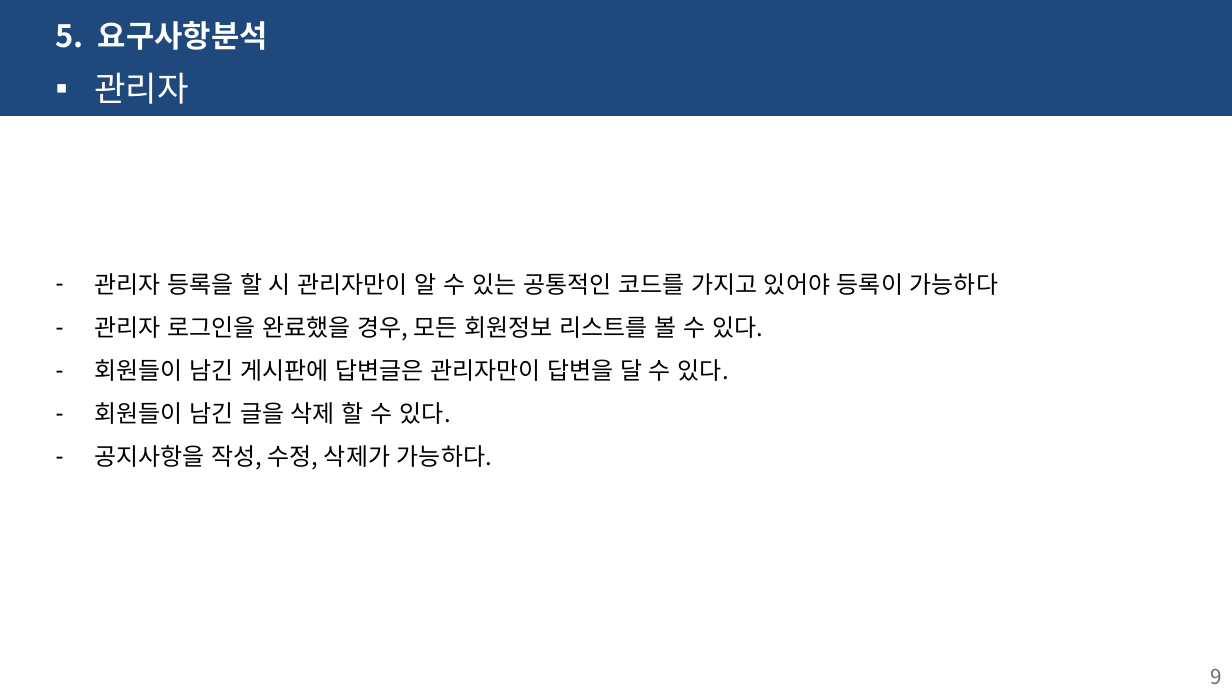
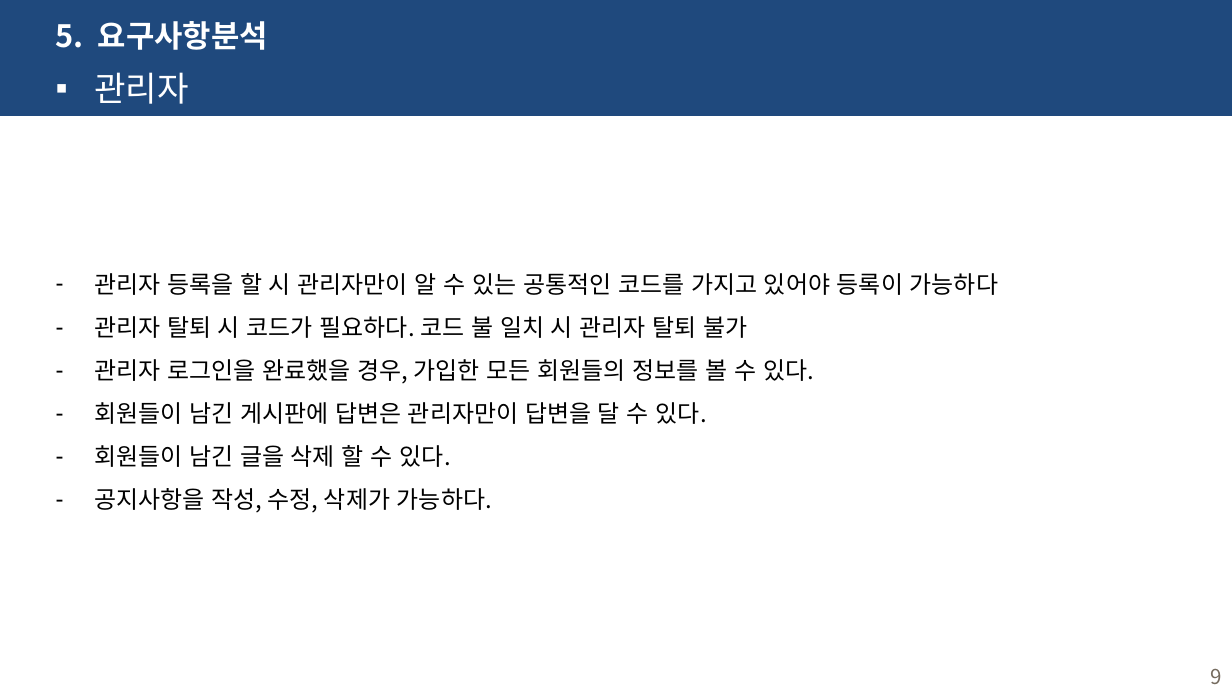
Before and after one commit to haryoung1/1st-dentalproject, a slide deck: slide 9 of 0317_치카치카치과.pptx. Drawn at 1232x693 pixels with LibreOffice and Linux fonts; fonts in the diff are those of the drawing. Boxes give left, top, right and bottom in pixels: in the first picture for what was removed or moved away, otherwise in the second. Text is boxed around its words. In the diff, an @@ line names an element or a change of style, - is before the commit and + after.

```diff
--- a/0317_치카치카치과.pptx
+++ b/0317_치카치카치과.pptx
@@ text at <box>94,316,814,424</box>: text changed @@
-– 관리자 로그인을 완료했을 경우, 모든 회원정보 리스트를 볼 수 있다.
-– 회원들이 남긴 게시판에 답변글은 관리자만이 답변을 달 수 있다.
+– 관리자 탈퇴 시 코드가 필요하다. 코드 불 일치 시 관리자 탈퇴 불가
+– 관리자 로그인을 완료했을 경우, 가입한 모든 회원들의 정보를 볼 수 있다.
+– 회원들이 남긴 게시판에 답변은 관리자만이 답변을 달 수 있다.
```
Also in this commit, not shown: 12 other slides changed, 11 slides added, 2 slides removed, 7 other files.
